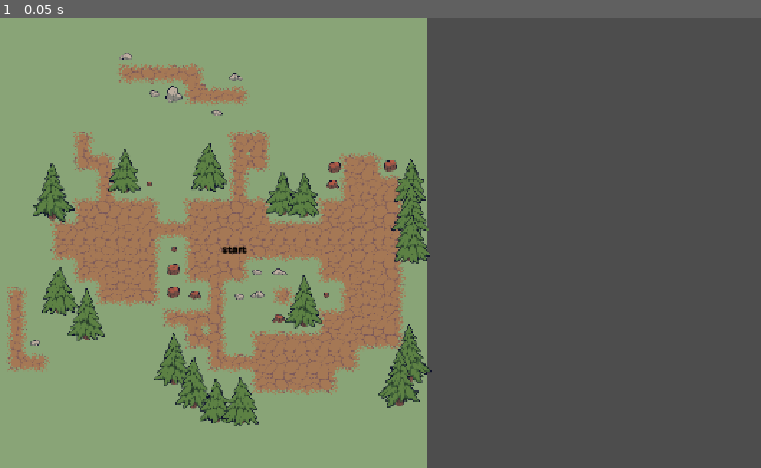
Above: before the commit, frame 1.
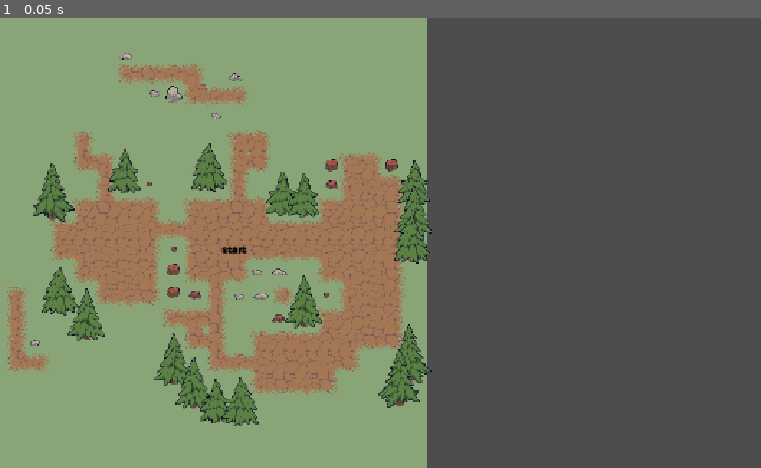
Above: after the commit, the same moment.

Repository: Habidakus/wild-jam-98-signal
Game: Godot game, scene res://maps/levels/1_defendfrogvillage.tscn
Same seed, same stepped clock (60 frames per second), same inputs: the game is played once before the commit and once after it. This scene is started directly instead of the project's main scene.
Inputs:
- Up to frame 1 (0.05 s): no input

The runs differ from the first frame. In frame 1, 0.5% of the frame differs, in the area x 27-57%, y 20-63%.

Commit message:
aligned more objects to grind on map 1_defendfrogvillage

Diff:
--- a/maps/levels/1_defendfrogvillage.tscn
+++ b/maps/levels/1_defendfrogvillage.tscn
@@ -30,7 +30,7 @@
 position = Vector2(337, 399)
 
 [node name="Obstacle7" parent="." unique_id=544346460 instance=ExtResource("2_gafkq")]
-position = Vector2(427, 398)
+position = Vector2(432, 400)
 
 [node name="Obstacle8" parent="." unique_id=1708450949 instance=ExtResource("2_gafkq")]
 position = Vector2(426, 366)
@@ -63,22 +63,22 @@
 position = Vector2(630, 543)
 
 [node name="Obstacle18" parent="." unique_id=1830856036 instance=ExtResource("3_athmg")]
-position = Vector2(647, 260)
+position = Vector2(652, 262)
 
 [node name="Obstacle19" parent="." unique_id=1033384287 instance=ExtResource("3_athmg")]
-position = Vector2(647, 300)
+position = Vector2(651, 303)
 
 [node name="Obstacle20" parent="." unique_id=624820367 instance=ExtResource("3_athmg")]
-position = Vector2(650, 343)
+position = Vector2(650, 342)
 
 [node name="Obstacle21" parent="." unique_id=408421370 instance=ExtResource("4_gafkq")]
-position = Vector2(618, 213)
+position = Vector2(620, 212)
 
 [node name="Obstacle22" parent="." unique_id=865055008 instance=ExtResource("4_gafkq")]
-position = Vector2(538, 215)
+position = Vector2(534, 212)
 
 [node name="Obstacle23" parent="." unique_id=1724507131 instance=ExtResource("4_gafkq")]
-position = Vector2(535, 240)
+position = Vector2(534, 240)
 
 [node name="Obstacle24" parent="." unique_id=806827107 instance=ExtResource("3_athmg")]
 position = Vector2(462, 277)
@@ -111,7 +111,7 @@
 position = Vector2(279, 109)
 
 [node name="Obstacle34" parent="." unique_id=1392241942 instance=ExtResource("2_gafkq")]
-position = Vector2(369, 137)
+position = Vector2(367, 141)
 
 [node name="Obstacle35" parent="." unique_id=1158391023 instance=ExtResource("2_gafkq")]
 position = Vector2(396, 85)
